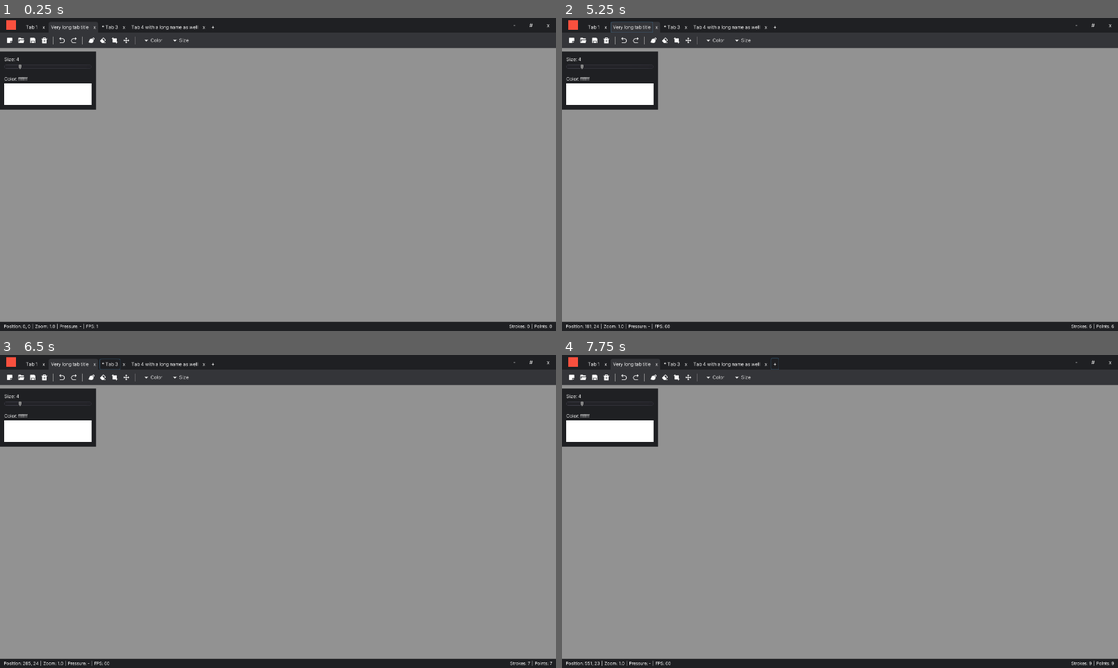
Above: before the commit, frames 1-4 (two rows, left to right).
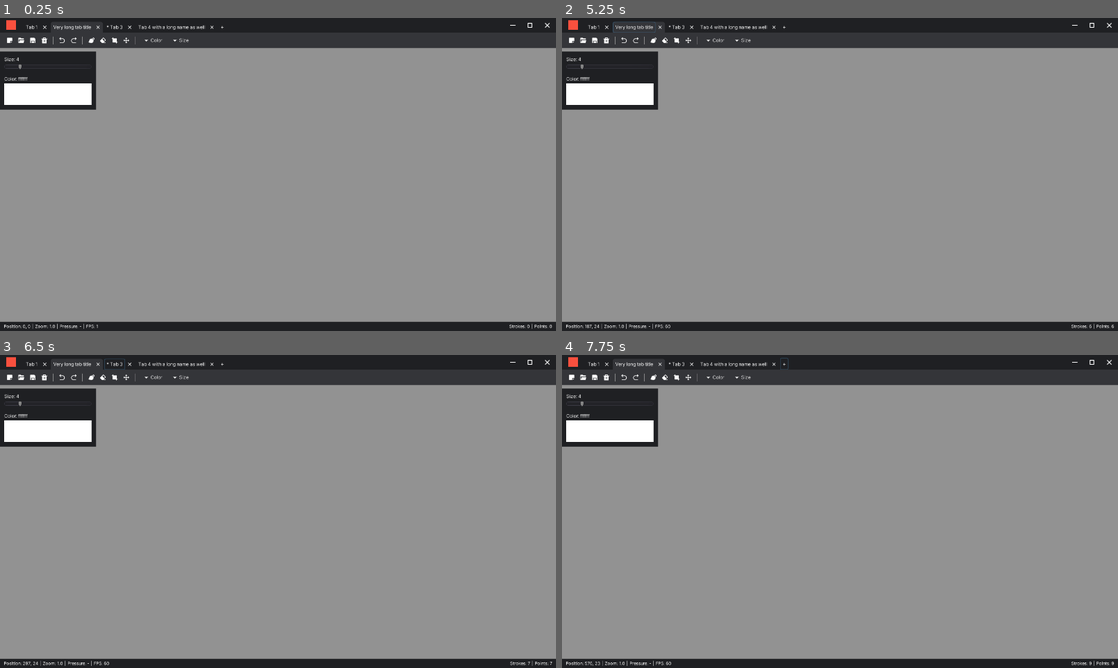
Above: after the commit, the same moments.

Repository: Epsilon0xCell/Lorien
Game: Godot game, scene res://Main.tscn
Two runs of this game, one before a commit and one after it. Both use one fixed random seed, a clock stepped at 60 frames per second and the inputs below.
Inputs (mouse positions are in pixels of both pictures, inside the frame that each line leads up to; where the layout moved, square brackets give the same spot in the first picture):
- Up to frame 1 (0.25 s): no input
- Up to frame 2 (5.25 s): click (606, 27) at 0.5 s, where only the run before the commit has a clickable "x"; click (1073, 24) at 1.25 s; click (1090, 24) [1095, 24] at 2 s; click (573, 39) at 2.75 s; click (573, 39) at 3.5 s; click "Tab 1" at 4.25 s; click "Very long tab title" at 5 s
- Up to frame 3 (6.5 s): click "* Tab 3" at 5.75 s
- Up to frame 4 (7.75 s): click "Tab 4 with a long name as well" at 6.5 s; click "+" at 7.25 s

The runs differ from the first frame. In frame 1, 0.2% of the frame differs, in the area x 7-99%, y 1-4%; in frame 2, 0.3%; in frame 3, 0.3%; in frame 4, 0.3%, in the area x 4-99%, y 0-100%.

Commit message:
Added more icons

Diff:
--- a/jabol/UI/TabSystem/UITab.gd
+++ b/jabol/UI/TabSystem/UITab.gd
@@ -6,7 +6,7 @@
 
 # -------------------------------------------------------------------------------------------------
 onready var _filename_button: Button = $HBoxContainer/FilenameButton
-onready var _close_button: Button = $HBoxContainer/CloseButton
+onready var _close_button: TextureButton = $HBoxContainer/CloseButton
 
 var _is_active := false
 
--- a/jabol/UI/TabSystem/UITab.tscn
+++ b/jabol/UI/TabSystem/UITab.tscn
@@ -1,15 +1,16 @@
-[gd_scene load_steps=5 format=2]
+[gd_scene load_steps=6 format=2]
 
 [ext_resource path="res://UI/TabSystem/UITab.gd" type="Script" id=1]
-[ext_resource path="res://UI/Themes/style_tab_inactive_dark.tres" type="StyleBox" id=2]
+[ext_resource path="res://UI/Themes/style_tab_active_dark.tres" type="StyleBox" id=2]
 [ext_resource path="res://Assets/Fonts/font_12.tres" type="DynamicFont" id=3]
+[ext_resource path="res://Assets/Icons/close_file_white.png" type="Texture" id=4]
 
 [sub_resource type="Theme" id=1]
 default_font = ExtResource( 3 )
 HBoxContainer/constants/separation = 4
 
 [node name="UITab" type="PanelContainer"]
-margin_right = 128.0
+margin_right = 208.0
 margin_bottom = 28.0
 rect_min_size = Vector2( 0, 28 )
 size_flags_horizontal = 3
@@ -22,7 +23,7 @@
 }
 
 [node name="HBoxContainer" type="HBoxContainer" parent="."]
-margin_right = 128.0
+margin_right = 208.0
 margin_bottom = 28.0
 size_flags_horizontal = 3
 size_flags_vertical = 3
@@ -34,19 +35,21 @@
 }
 
 [node name="FilenameButton" type="Button" parent="HBoxContainer"]
-margin_right = 110.0
+margin_right = 184.0
 margin_bottom = 28.0
 size_flags_horizontal = 3
 size_flags_vertical = 3
-text = "very long fme...lol"
+text = "very long fme...lolasdasdsadad"
 flat = true
 
-[node name="CloseButton" type="Button" parent="HBoxContainer"]
-margin_left = 110.0
-margin_right = 128.0
+[node name="CloseButton" type="TextureButton" parent="HBoxContainer"]
+margin_left = 184.0
+margin_right = 208.0
 margin_bottom = 28.0
+rect_min_size = Vector2( 24, 0 )
 size_flags_horizontal = 3
 size_flags_vertical = 3
 size_flags_stretch_ratio = 0.2
-text = "x"
-flat = true
+texture_normal = ExtResource( 4 )
+expand = true
+stretch_mode = 3
--- a/jabol/UI/UITitlebar.tscn
+++ b/jabol/UI/UITitlebar.tscn
@@ -1,40 +1,11 @@
-[gd_scene load_steps=17 format=2]
+[gd_scene load_steps=7 format=2]
 
 [ext_resource path="res://UI/Themes/theme_dark.tres" type="Theme" id=1]
 [ext_resource path="res://UI/UITitlebar.gd" type="Script" id=2]
 [ext_resource path="res://UI/TabSystem/UITab.tscn" type="PackedScene" id=3]
-
-[sub_resource type="StyleBoxFlat" id=9]
-bg_color = Color( 1, 1, 1, 0.0980392 )
-
-[sub_resource type="StyleBoxFlat" id=10]
-bg_color = Color( 0.690196, 0.690196, 0.690196, 0.117647 )
-
-[sub_resource type="StyleBoxEmpty" id=11]
-
-[sub_resource type="StyleBoxEmpty" id=12]
-
-[sub_resource type="StyleBoxEmpty" id=13]
-
-[sub_resource type="StyleBoxFlat" id=4]
-bg_color = Color( 1, 1, 1, 0.0980392 )
-
-[sub_resource type="StyleBoxFlat" id=5]
-bg_color = Color( 0.690196, 0.690196, 0.690196, 0.117647 )
-
-[sub_resource type="StyleBoxEmpty" id=6]
-
-[sub_resource type="StyleBoxEmpty" id=7]
-
-[sub_resource type="StyleBoxEmpty" id=8]
-
-[sub_resource type="StyleBoxFlat" id=1]
-bg_color = Color( 1, 0.321569, 0.321569, 1 )
-
-[sub_resource type="StyleBoxFlat" id=2]
-bg_color = Color( 1, 0.47451, 0.47451, 1 )
-
-[sub_resource type="StyleBoxEmpty" id=3]
+[ext_resource path="res://Assets/Icons/window_close_white.png" type="Texture" id=4]
+[ext_resource path="res://Assets/Icons/window_maximize_white.png" type="Texture" id=5]
+[ext_resource path="res://Assets/Icons/window_minimize_white.png" type="Texture" id=6]
 
 [node name="UITitlebar" type="Panel"]
 anchor_right = 1.0
@@ -81,7 +52,7 @@
 
 [node name="Tabs" type="HBoxContainer" parent="Left"]
 margin_left = 61.0
-margin_right = 585.0
+margin_right = 905.0
 margin_bottom = 38.0
 
 [node name="UITab" parent="Left/Tabs" instance=ExtResource( 3 )]
@@ -89,27 +60,27 @@
 margin_bottom = 38.0
 
 [node name="UITab2" parent="Left/Tabs" instance=ExtResource( 3 )]
-margin_left = 132.0
+margin_left = 212.0
 margin_top = 10.0
-margin_right = 260.0
+margin_right = 420.0
 margin_bottom = 38.0
 
 [node name="UITab3" parent="Left/Tabs" instance=ExtResource( 3 )]
-margin_left = 264.0
+margin_left = 424.0
 margin_top = 10.0
-margin_right = 392.0
+margin_right = 632.0
 margin_bottom = 38.0
 
 [node name="UITab4" parent="Left/Tabs" instance=ExtResource( 3 )]
-margin_left = 396.0
+margin_left = 636.0
 margin_top = 10.0
-margin_right = 524.0
+margin_right = 844.0
 margin_bottom = 38.0
 
 [node name="NewFileButton" type="Button" parent="Left"]
-margin_left = 589.0
+margin_left = 909.0
 margin_top = 8.0
-margin_right = 610.0
+margin_right = 930.0
 margin_bottom = 38.0
 size_flags_vertical = 8
 text = "+"
@@ -119,55 +90,43 @@
 anchor_left = 1.0
 anchor_right = 1.0
 anchor_bottom = 1.0
-margin_left = -163.0
+margin_left = -134.0
 size_flags_horizontal = 3
 size_flags_vertical = 3
+custom_constants/separation = 0
 alignment = 2
 __meta__ = {
 "_edit_use_anchors_": false
 }
 
-[node name="MinimizeButton" type="Button" parent="Right"]
-margin_left = 36.0
-margin_right = 74.0
+[node name="MinimizeButton" type="TextureButton" parent="Right"]
+margin_right = 44.0
 margin_bottom = 38.0
-custom_styles/hover = SubResource( 9 )
-custom_styles/pressed = SubResource( 10 )
-custom_styles/focus = SubResource( 11 )
-custom_styles/disabled = SubResource( 12 )
-custom_styles/normal = SubResource( 13 )
-text = "    -    "
-__meta__ = {
-"_edit_use_anchors_": false
-}
+size_flags_horizontal = 3
+size_flags_vertical = 3
+texture_normal = ExtResource( 6 )
+expand = true
+stretch_mode = 3
 
-[node name="MaximizeButton" type="Button" parent="Right"]
-margin_left = 78.0
-margin_right = 119.0
+[node name="MaximizeButton" type="TextureButton" parent="Right"]
+margin_left = 44.0
+margin_right = 89.0
 margin_bottom = 38.0
-custom_styles/hover = SubResource( 4 )
-custom_styles/pressed = SubResource( 5 )
-custom_styles/focus = SubResource( 6 )
-custom_styles/disabled = SubResource( 7 )
-custom_styles/normal = SubResource( 8 )
-text = "    #    "
-__meta__ = {
-"_edit_use_anchors_": false
-}
+size_flags_horizontal = 3
+size_flags_vertical = 3
+texture_normal = ExtResource( 5 )
+expand = true
+stretch_mode = 3
 
-[node name="CloseButton" type="Button" parent="Right"]
-margin_left = 123.0
-margin_right = 163.0
+[node name="CloseButton" type="TextureButton" parent="Right"]
+margin_left = 89.0
+margin_right = 134.0
 margin_bottom = 38.0
-custom_styles/hover = SubResource( 1 )
-custom_styles/pressed = SubResource( 2 )
-custom_styles/focus = SubResource( 3 )
-custom_styles/disabled = SubResource( 3 )
-custom_styles/normal = SubResource( 3 )
-text = "    x    "
-__meta__ = {
-"_edit_use_anchors_": false
-}
+size_flags_horizontal = 3
+size_flags_vertical = 3
+texture_normal = ExtResource( 4 )
+expand = true
+stretch_mode = 3
 
 [connection signal="gui_input" from="." to="." method="_on_UITitlebar_gui_input"]
 [connection signal="pressed" from="Right/MinimizeButton" to="." method="_on_MinimizeButton_pressed"]
Binary file added: jabol/Assets/Icons/close_file_white.png
Not shown, added: jabol/Assets/Icons/close_file_white.png.import
Binary file added: jabol/Assets/Icons/window_close_white.png
Not shown, added: jabol/Assets/Icons/window_close_white.png.import
Binary file added: jabol/Assets/Icons/window_maximize_white.png
Not shown, added: jabol/Assets/Icons/window_maximize_white.png.import
Binary file added: jabol/Assets/Icons/window_minimize_white.png
Not shown, added: jabol/Assets/Icons/window_minimize_white.png.import
